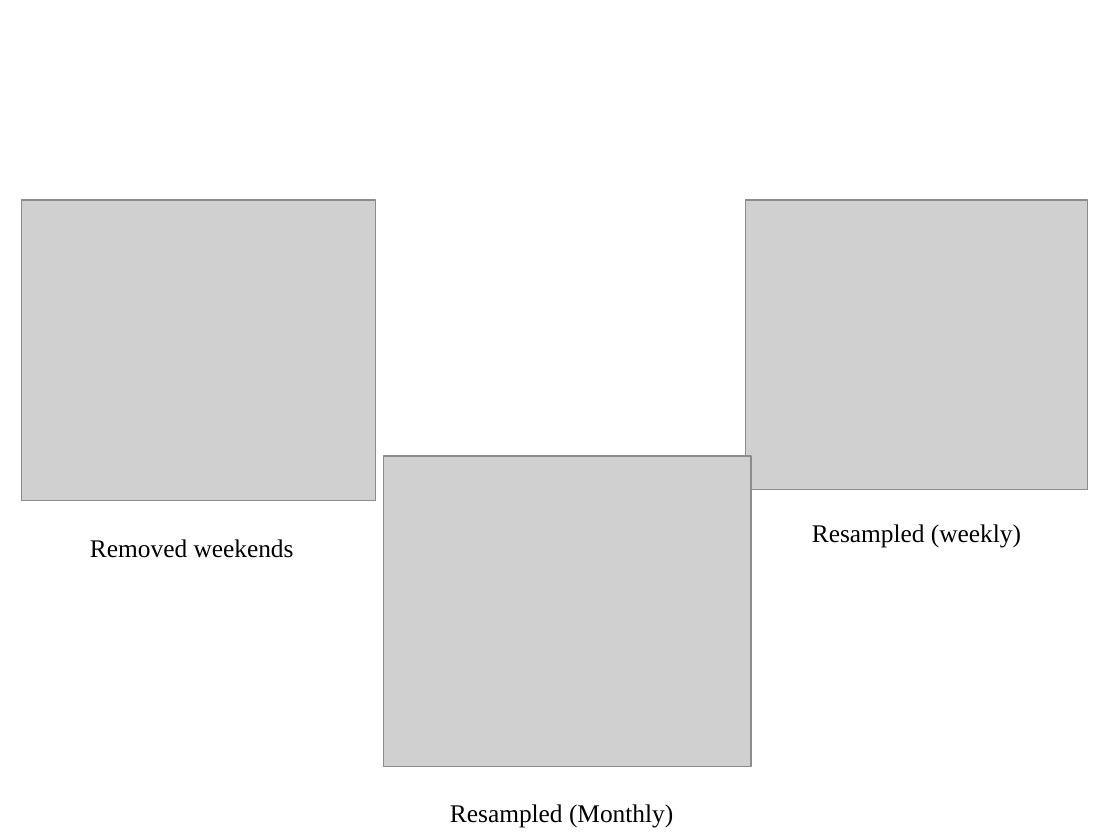
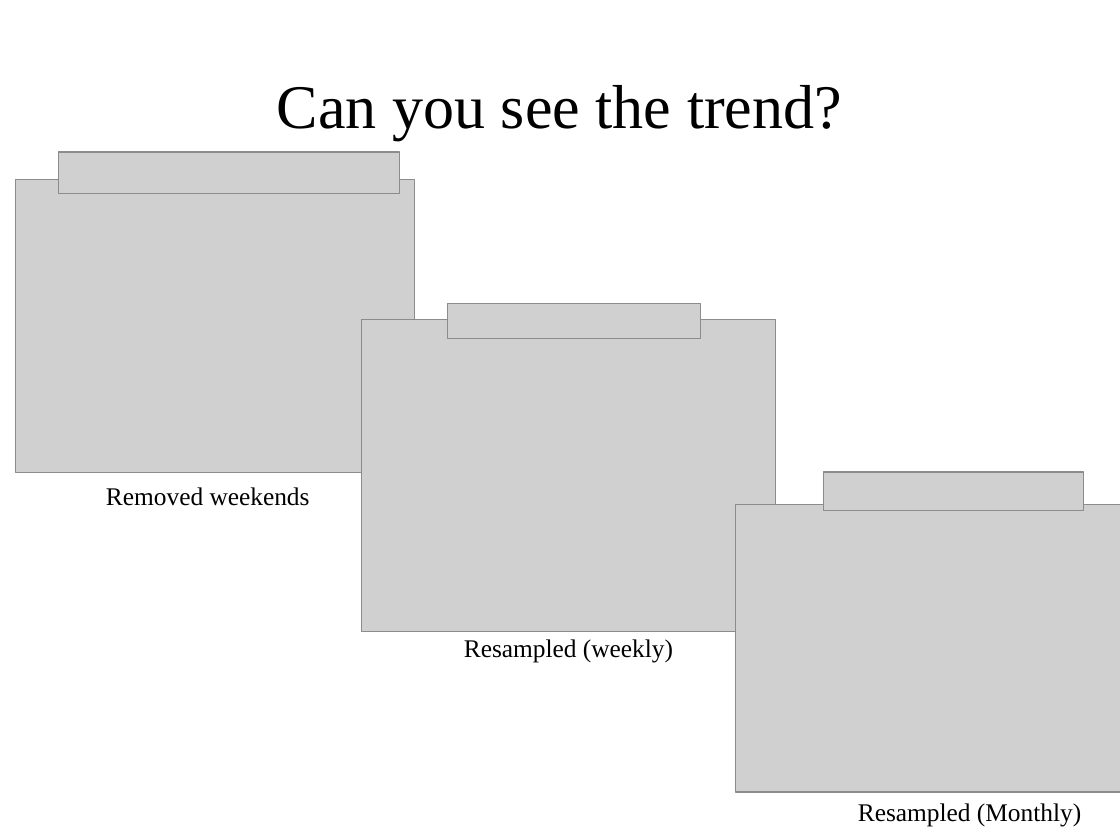
Before and after one commit to chazzy1/webscraping, a slide deck: slide 10 of documents/news_scraping.odp (slide 7 before the commit). Drawn at 1120x840 pixels with LibreOffice and Linux fonts; fonts in the diff are those of the drawing; grey boxes stand for pictures. Boxes give left, top, right and bottom in pixels: in the first picture for what was removed or moved away, otherwise in the second. Text is boxed around its words. In the diff, an @@ line names an element or a change of style, - is before the commit and + after.

```diff
--- a/documents/news_scraping.odp
+++ b/documents/news_scraping.odp
@@ title added at (277,85,842,140), 44 pt, text #000000 @@
+Can you see the trend?
@@ picture added at (58,152,399,194) @@
@@ picture: place and size @@
-picture at (21,200,376,501)
+picture at (16,180,416,473)
@@ picture: place and size @@
-picture at (384,456,751,767)
+picture at (361,320,775,631)
@@ picture added at (448,304,701,338) @@
@@ text "Removed weekends": place and size @@
-text "Removed weekends" at (90,539,294,558)
+text "Removed weekends" at (106,487,310,506)
@@ picture: place and size @@
-picture at (746,200,1088,490)
+picture at (824,473,1083,510)
@@ picture added at (736,505,1120,793) @@
@@ text "Resampled (weekly)": place and size @@
-text "Resampled (weekly)" at (812,524,1021,548)
+text "Resampled (weekly)" at (464,639,673,663)
@@ text "Resampled (Monthly)": place and size @@
-text "Resampled (Monthly)" at (450,804,673,828)
+text "Resampled (Monthly)" at (858,803,1081,827)
```
Also in this commit, not shown: 5 other slides changed, 9 slides added, 3 slides removed, 7 other files.
